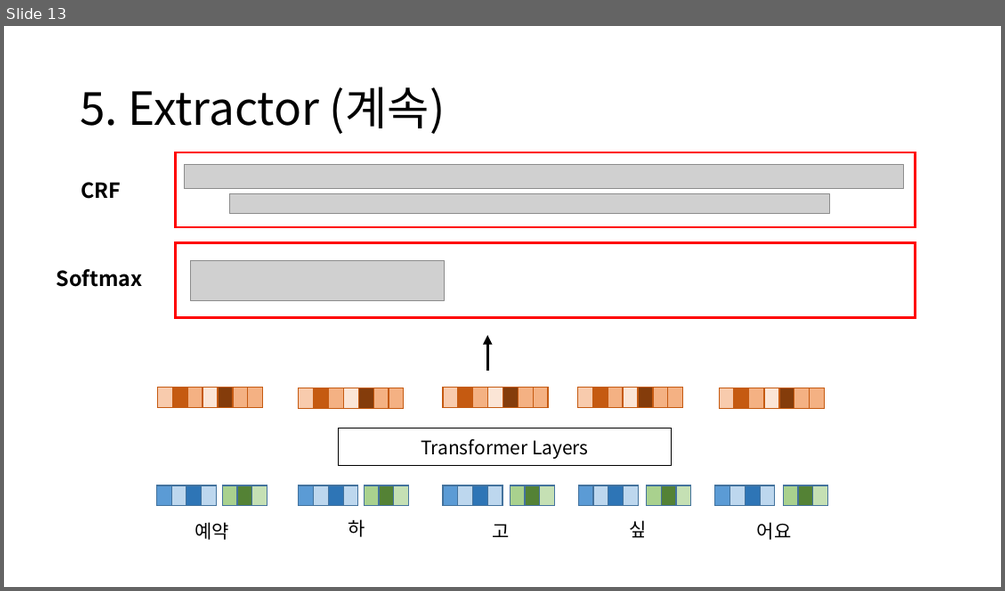
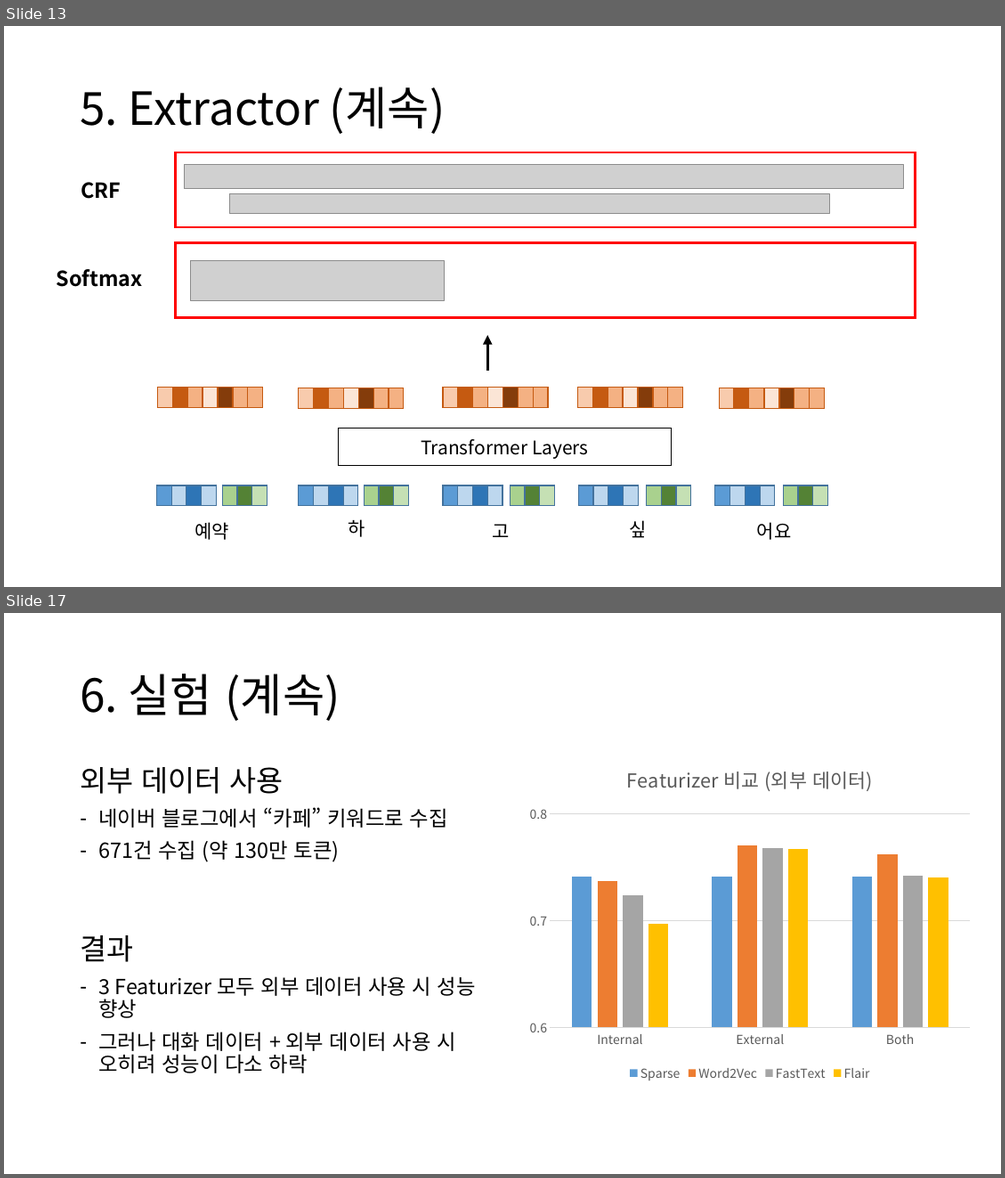
Before and after one commit to yongsun-yoon/chatbot, a slide deck: Rasa custom NLU 모델 개발.pptx. Shown one above the other, each under a label of ours: slide 13 before the commit, slides 13 and 17 after it; the slides between them are not shown. The pictures are 1005x591 and 1005x1178 pixels, drawn with LibreOffice and Linux fonts; fonts in the diff are those of the drawing; grey boxes stand for pictures. Boxes give left, top, right and bottom in pixels: in the first picture for what was removed or moved away, otherwise in the second. Text is boxed around its words. In the diff, an @@ line names an element or a change of style, - is before the commit and + after.

```diff
--- a/Rasa custom NLU 모델 개발.pptx
+++ b/Rasa custom NLU 모델 개발.pptx
@@ slide 17 added at <box>4,613,1001,1174</box>, background #FFFFFF @@
@@ title added at <box>80,674,340,721</box>, 44 pt, text #000000 @@
+6. 실험 (계속)
@@ text added at <box>80,767,448,862</box>, 20 pt, text #000000 @@
+외부 데이터 사용
+– 네이버 블로그에서 “카페” 키워드로 수집
+– 671건 수집 (약 130만 토큰)
@@ column chart added at <box>521,751,979,1086</box> @@
+title "Featurizer 비교 (외부 데이터) "
+categories: Internal, External, Both
+Sparse: 0.74, 0.74, 0.74
+Word2Vec: 0.74, 0.77, 0.76
+FastText: 0.72, 0.77, 0.74
+Flair: 0.7, 0.77, 0.74
@@ text added at <box>80,935,476,1073</box>, 20 pt, text #000000 @@
+결과
+– 3 Featurizer 모두 외부 데이터 사용 시 성능 향상
+– 그러나 대화 데이터 + 외부 데이터 사용 시 오히려 성능이 다소 하락
```
Also in this commit, not shown: 3 slides changed, 2 other slides added.
